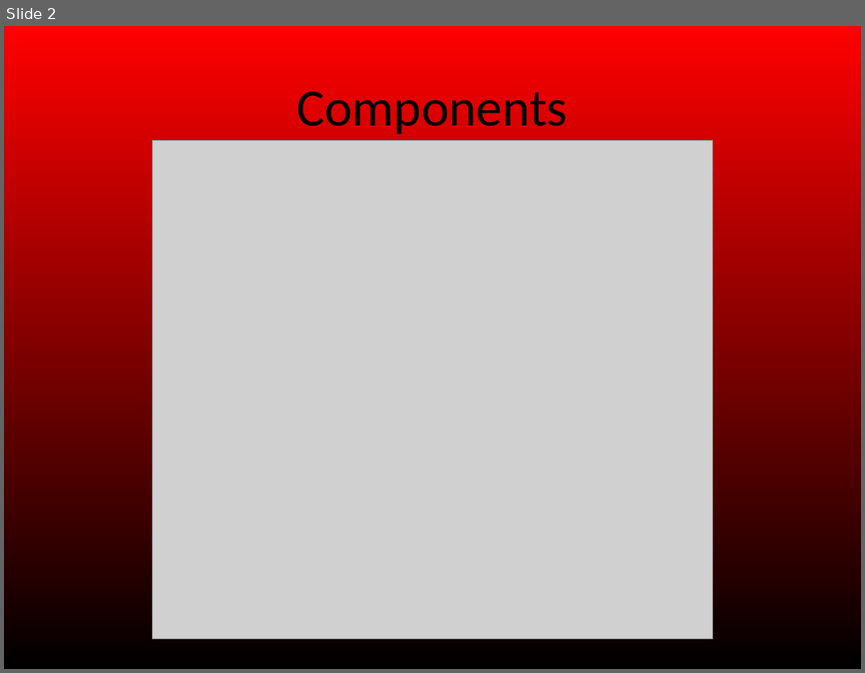
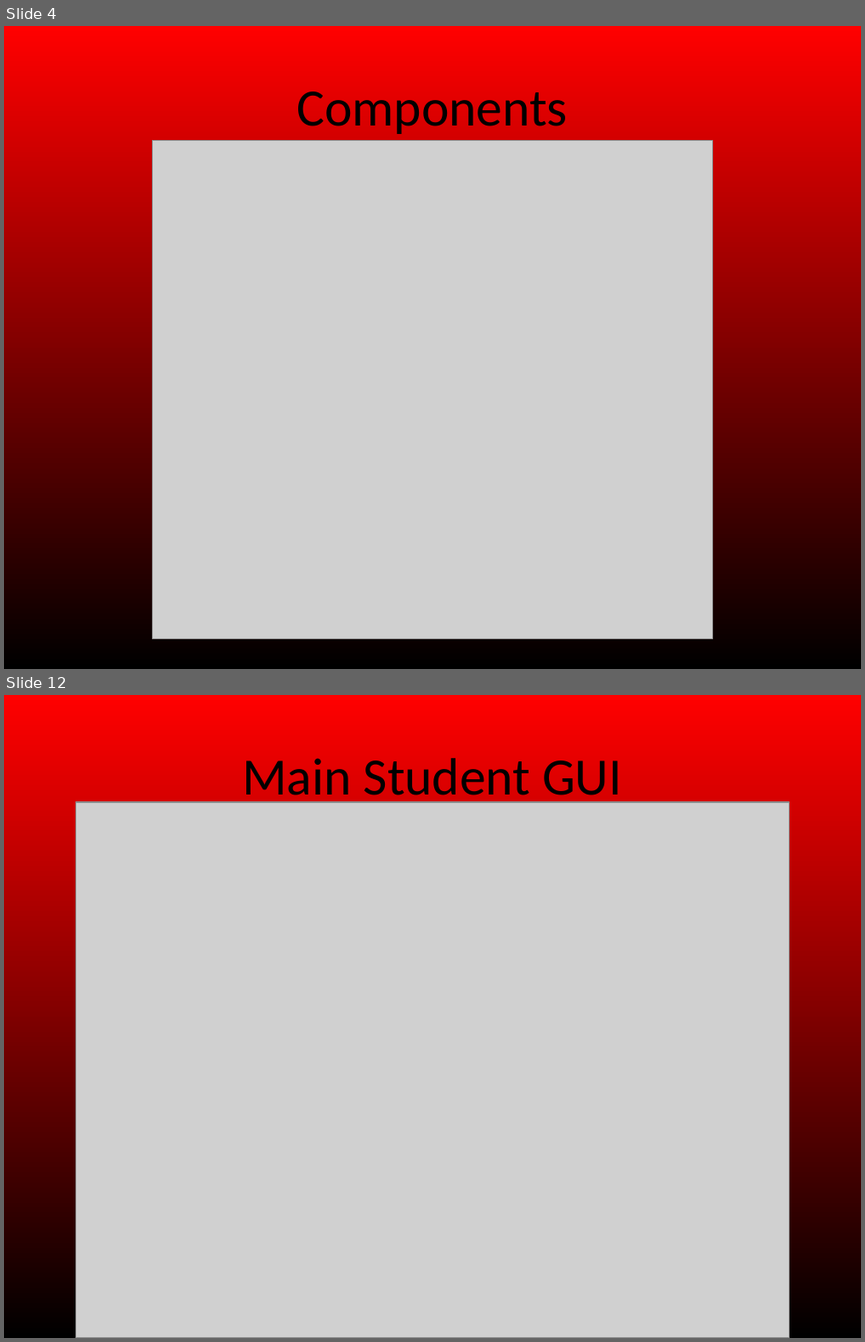
Before and after one commit to MatrixPeckham/majorrequirements336, a slide deck: Documents/Design review PPT.pptx. Shown one above the other, each under a label of ours: slide 2 before the commit, slides 4 and 12 after it; the slides between them are not shown. The pictures are 865x673 and 865x1342 pixels, drawn with LibreOffice and Linux fonts; fonts in the diff are those of the drawing; grey boxes stand for pictures. Boxes give left, top, right and bottom in pixels: in the first picture for what was removed or moved away, otherwise in the second. Text is boxed around its words. In the diff, an @@ line names an element or a change of style, - is before the commit and + after.

Commit message:
Changed some diagrams for display purposes, added some images and did a but to the PPT

```diff
--- a/Documents/Design review PPT.pptx
+++ b/Documents/Design review PPT.pptx
@@ slide 12 added at bbox=[4, 695, 861, 1338], background gradient #FF0000 to #000000 @@
@@ title added at bbox=[242, 758, 622, 807], 44 pt, text #000000 @@
+Main Student GUI
@@ picture added at bbox=[75, 802, 789, 1338] @@
@@ what was slide 2 is now slide 4 @@
```
Also in this commit, not shown: 1 slide changed, 11 other slides added, 6 other files.
